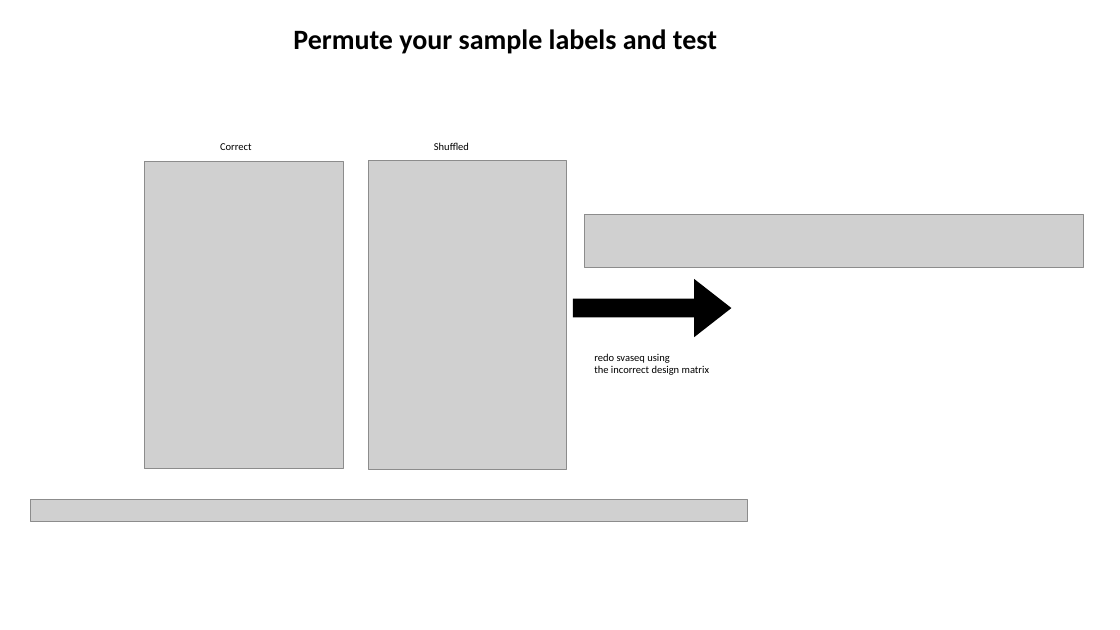
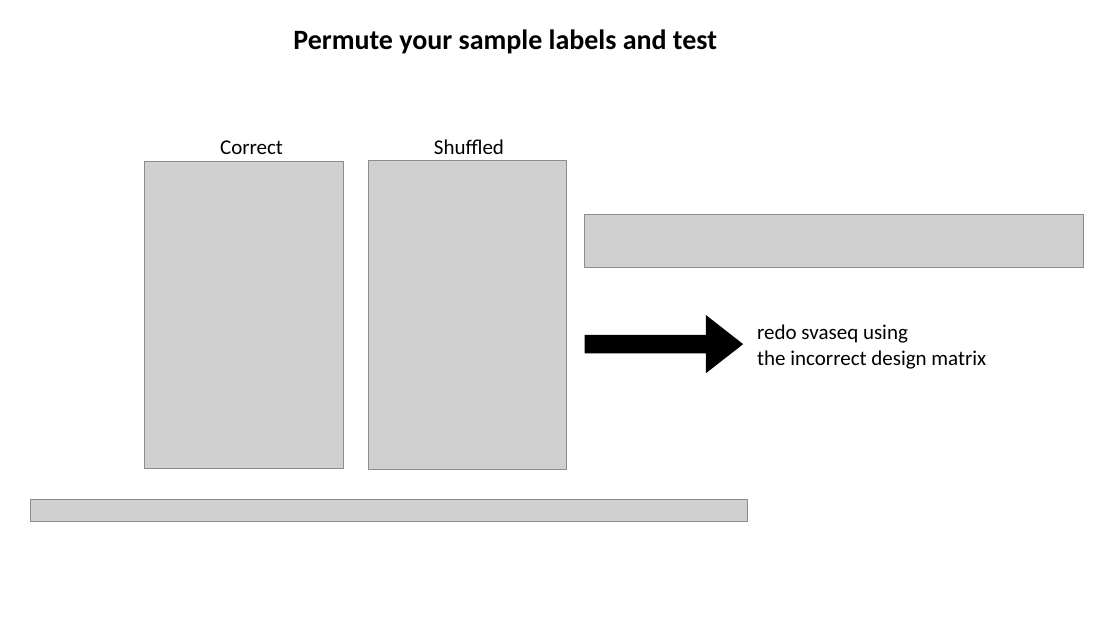
Before and after one commit to jraab/GNET749_RNAseq, a slide deck: slide 18 of lectures/2023_GNET749_Lecture6_Batch_ExpDesign.pptx. Drawn at 1120x630 pixels with LibreOffice and Linux fonts; fonts in the diff are those of the drawing; grey boxes stand for pictures. Boxes give left, top, right and bottom in pixels: in the first picture for what was removed or moved away, otherwise in the second. Text is boxed around its words. In the diff, an @@ line names an element or a change of style, - is before the commit and + after.

```diff
--- a/lectures/2023_GNET749_Lecture6_Batch_ExpDesign.pptx
+++ b/lectures/2023_GNET749_Lecture6_Batch_ExpDesign.pptx
@@ right arrow: place and size @@
-right arrow at bbox=[573, 279, 732, 337]
+right arrow at bbox=[585, 315, 744, 373]
@@ size 9 to 18 pt in 3 elements at bbox=[220, 140, 283, 154], bbox=[434, 139, 504, 154], bbox=[757, 324, 986, 369] @@
@@ text "redo svaseq using": place and size @@
-text "redo svaseq using" at bbox=[594, 353, 709, 375]
+text "redo svaseq using" at bbox=[757, 324, 986, 369]
```
Also in this commit, not shown: 15 other slides changed, 1 slide added, 2 slides removed, 7 other files.
